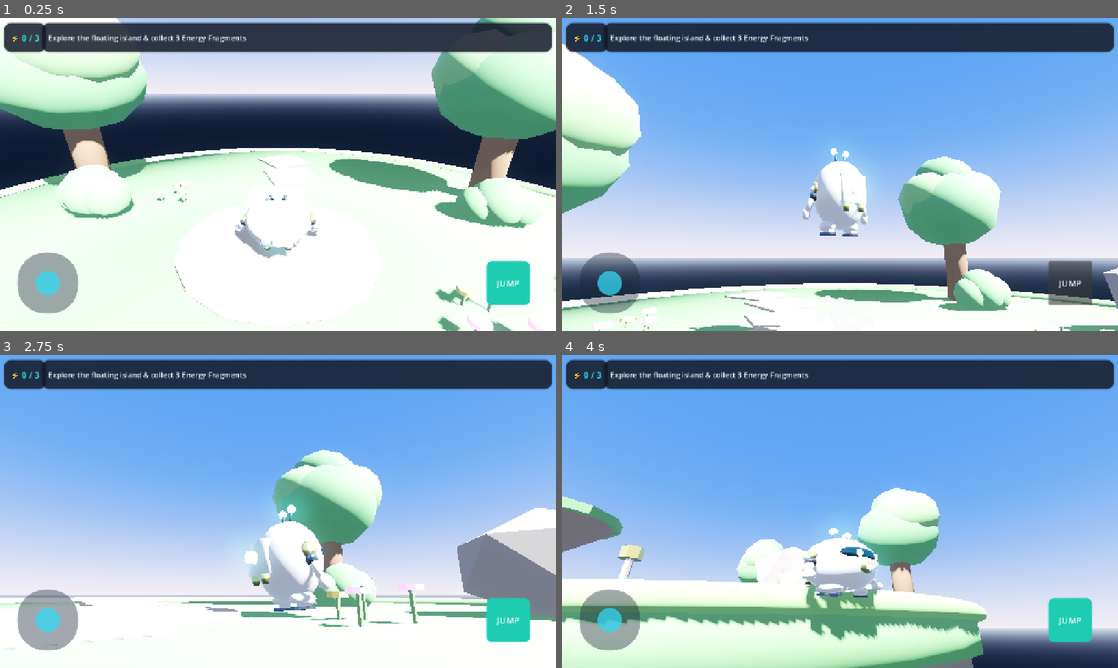
Above: before the commit, frames 1-4 (two rows, left to right).
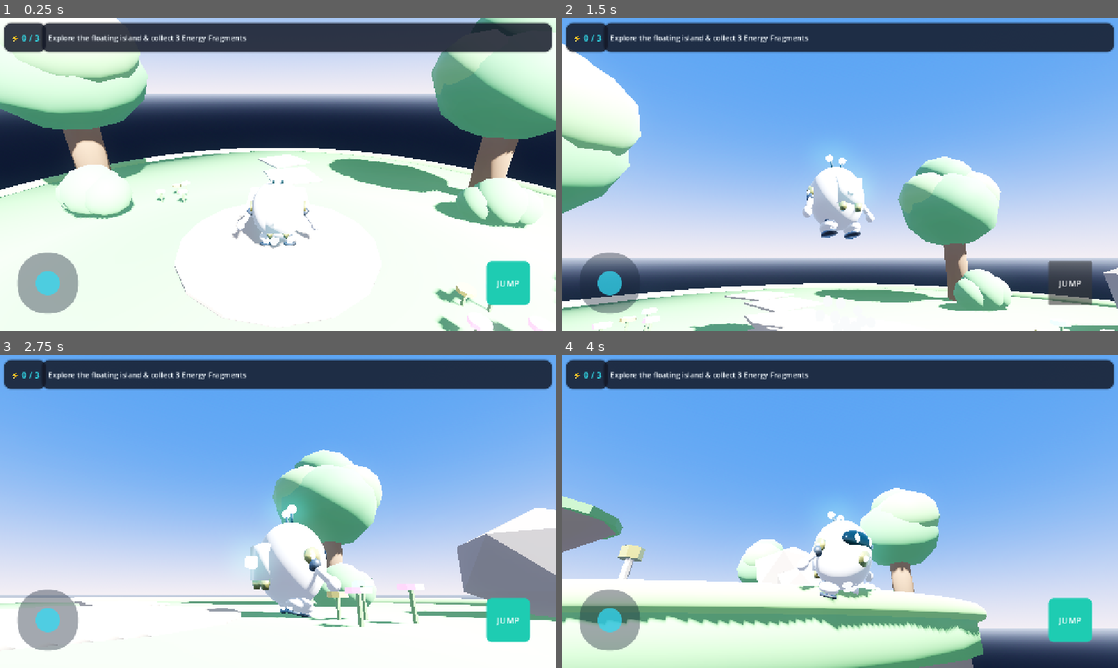
Above: after the commit, the same moments.

Repository: Cuong2000aa/tiny-planet
Game: Godot game, scene res://scenes/levels/awakening_island.tscn
The game is run twice, just before and just after one commit, with the same random seed, the same clock (stepped at 60 frames per second) and the same inputs.
Inputs (mouse positions are in pixels of both pictures, inside the frame that each line leads up to):
- Up to frame 1 (0.25 s): no input
- Up to frame 2 (1.5 s): drag from (840, 174) to (895, 105) at 0.52 s; click "JUMP" at 1.25 s
- Up to frame 3 (2.75 s): drag from (50, 621) to (250, 574) at 2.02 s
- Up to frame 4 (4 s): move the mouse to (895, 442) at 2.77 s; hold D (move_right) 2.78-3.5 s; tap E (interact) at 2.85 s; tap Space (jump) at 3.05 s; drag from (812, 574) to (673, 464) at 3.52 s

The runs differ from the first frame. In frame 1, 0.9% of the frame differs, in the area x 41-58%, y 47-77%; in frame 2, 1.2%; in frame 3, 1.3%; in frame 4, 2.5%, in the area x 42-58%, y 50-92%.

Commit message:
feat(character): redesign B.O.T with 13-bone skeletal rig, 14 animation actions, and animation state machine

Diff:
--- a/scripts/collectibles/energy_fragment.gd
+++ b/scripts/collectibles/energy_fragment.gd
@@ -35,6 +35,8 @@
 	if _is_collected:
 		return
 	if body is CharacterBody3D:
+		if body.has_method("play_collect_animation"):
+			body.play_collect_animation()
 		_collect()
 
 func _collect() -> void:
--- a/scripts/player/player_controller.gd
+++ b/scripts/player/player_controller.gd
@@ -3,6 +3,21 @@
 
 signal interacted_with(target: Interactable)
 signal interaction_target_changed(target: Interactable)
+
+enum AnimState {
+	IDLE,
+	IDLE_SECONDARY,
+	WALK,
+	RUN,
+	JUMP_START,
+	JUMP_LOOP,
+	FALL,
+	LANDING,
+	COLLECT,
+	INTERACT,
+	VICTORY,
+	RESPAWN
+}
 
 @export var move_speed: float = 6.0
 @export var acceleration: float = 18.0
@@ -19,27 +34,88 @@
 
 # Visual and audio nodes
 @onready var visual_root: Node3D = $VisualRoot
-@onready var animation_player: AnimationPlayer = $VisualRoot/AnimationPlayer if has_node("VisualRoot/AnimationPlayer") else null
 @onready var sfx_jump: AudioStreamPlayer3D = $SFXJump
 @onready var sfx_land: AudioStreamPlayer3D = $SFXLand
 @onready var interaction_detector: Area3D = $InteractionDetector
 @onready var dust_particles: Node3D = get_node_or_null("DustParticles")
 
+var animation_player: AnimationPlayer = null
+
+# Animation state management
+var current_anim_state: AnimState = AnimState.IDLE
+var _idle_timer: float = 0.0
+var _one_shot_timer: float = 0.0
+var _is_in_one_shot: bool = false
+var _last_yaw: float = 0.0
+var _banking_angle: float = 0.0
+
 # Interaction tracking
 var _nearby_interactables: Array[Interactable] = []
 var current_target: Interactable = null
 
-# Procedural animation parameters
-var _wobble_time: float = 0.0
-
 func _ready() -> void:
-	_spawn_point = global_position
+	_spawn_point = global_position if is_inside_tree() else position
 	collision_layer = 2  # Layer 2 for Player
 	collision_mask = 1 | 4 | 8 # Environment + Interactables + Collectibles
 
-	if interaction_detector:
+	if interaction_detector and not interaction_detector.area_entered.is_connected(_on_interaction_area_entered):
 		interaction_detector.area_entered.connect(_on_interaction_area_entered)
 		interaction_detector.area_exited.connect(_on_interaction_area_exited)
+
+	_setup_animation_player()
+	_change_state(AnimState.IDLE)
+
+func _setup_animation_player() -> void:
+	if not visual_root:
+		visual_root = get_node_or_null("VisualRoot")
+	if visual_root:
+		animation_player = visual_root.find_child("AnimationPlayer", true, false)
+
+	if not animation_player:
+		push_warning("PlayerController: AnimationPlayer not found under VisualRoot")
+		return
+
+	# Setup animation library aliases and loop modes
+	var anim_list = animation_player.get_animation_list()
+
+	# Add Jump_Loop alias if only Jump is imported
+	if animation_player.has_animation("Jump") and not animation_player.has_animation("Jump_Loop"):
+		var jump_anim = animation_player.get_animation("Jump")
+		animation_player.get_animation_library("").add_animation("Jump_Loop", jump_anim)
+
+	# Set looping animations
+	var looping_anims = ["Idle", "Walk", "Run", "Fall", "Jump", "Jump_Loop", "Victory"]
+	for anim_name in looping_anims:
+		if animation_player.has_animation(anim_name):
+			var a = animation_player.get_animation(anim_name)
+			a.loop_mode = Animation.LOOP_LINEAR
+
+	# Set non-looping one-shots
+	var oneshot_anims = ["Idle_Secondary", "Jump_Start", "Landing", "Collect", "Interact", "Respawn", "Turn_Left", "Turn_Right"]
+	for anim_name in oneshot_anims:
+		if animation_player.has_animation(anim_name):
+			var a = animation_player.get_animation(anim_name)
+			a.loop_mode = Animation.LOOP_NONE
+
+	# Configure default crossfade blend
+	animation_player.playback_default_blend_time = 0.15
+
+	# Snappy blend timings
+	animation_player.set_blend_time("Walk", "Run", 0.12)
+	animation_player.set_blend_time("Run", "Walk", 0.12)
+	animation_player.set_blend_time("Walk", "Idle", 0.18)
+	animation_player.set_blend_time("Run", "Idle", 0.18)
+	animation_player.set_blend_time("Jump_Start", "Jump", 0.08)
+	animation_player.set_blend_time("Jump_Start", "Jump_Loop", 0.08)
+	animation_player.set_blend_time("Fall", "Landing", 0.06)
+	animation_player.set_blend_time("Landing", "Idle", 0.14)
+	animation_player.set_blend_time("Landing", "Walk", 0.12)
+	animation_player.set_blend_time("Collect", "Idle", 0.18)
+	animation_player.set_blend_time("Interact", "Idle", 0.18)
+	animation_player.set_blend_time("Respawn", "Idle", 0.22)
+
+	if not animation_player.animation_finished.is_connected(_on_animation_finished):
+		animation_player.animation_finished.connect(_on_animation_finished)
 
 func _physics_process(delta: float) -> void:
 	if _is_victory:
@@ -50,6 +126,12 @@
 	if global_position.y < -15.0:
 		_respawn()
 		return
+
+	# Timers update
+	if _is_in_one_shot:
+		_one_shot_timer -= delta
+		if _one_shot_timer <= 0.0:
+			_is_in_one_shot = false
 
 	# Apply Gravity
 	if not is_on_floor():
@@ -77,6 +159,10 @@
 	else:
 		move_direction = Vector3(input_dir.x, 0, input_dir.y).normalized()
 
+	# Cancel landing squash early if player aggressively inputs movement
+	if _is_in_one_shot and current_anim_state == AnimState.LANDING and move_direction.length_squared() > 0.05:
+		_is_in_one_shot = false
+
 	# Smooth horizontal velocity
 	var target_vel = move_direction * move_speed
 	var accel = acceleration if move_direction.length_squared() > 0.01 else deceleration
@@ -85,12 +171,16 @@
 
 	move_and_slide()
 
-	# Visual orientation & procedural animation
+	# Update visual orientation & secondary banking
 	_update_visuals(delta, move_direction)
+
+	# Update animation state machine
+	_update_animation_state(delta)
 
 	# Handle interaction input
 	_update_interaction_target()
 	if Input.is_action_just_pressed("interact") and current_target:
+		play_interact_animation(current_target)
 		current_target.interact(self)
 		interacted_with.emit(current_target)
 
@@ -98,65 +188,180 @@
 	if not visual_root:
 		return
 
-	# Face movement direction
 	var horizontal_vel = Vector3(velocity.x, 0, velocity.z)
-	if horizontal_vel.length_squared() > 0.1:
+	var speed = horizontal_vel.length()
+
+	if speed > 0.15:
 		var target_angle = atan2(-horizontal_vel.x, -horizontal_vel.z)
-		visual_root.rotation.y = lerp_angle(visual_root.rotation.y, target_angle, rotation_speed * delta)
-
-		# Cute walking tilt/wobble
+		var current_angle = visual_root.rotation.y
+		var diff = wrapf(target_angle - current_angle, -PI, PI)
+
+		# Turn rate banking (Astro Bot stylized tilt)
+		var turn_rate = diff / maxf(delta, 0.001)
+		var target_bank = clampf(turn_rate * -0.015, -0.22, 0.22)
+		_banking_angle = lerpf(_banking_angle, target_bank, 12.0 * delta)
+
+		visual_root.rotation.y = lerp_angle(current_angle, target_angle, rotation_speed * delta)
+		visual_root.rotation.z = _banking_angle
+	else:
+		_banking_angle = lerpf(_banking_angle, 0.0, 10.0 * delta)
+		visual_root.rotation.z = _banking_angle
+
+func _update_animation_state(delta: float) -> void:
+	if not animation_player:
+		return
+
+	# In one-shot states, don't override until finished (unless handled)
+	if _is_in_one_shot:
+		return
+
+	# Air states
+	if not is_on_floor():
+		_idle_timer = 0.0
+		if velocity.y > 0.5:
+			if current_anim_state != AnimState.JUMP_START and current_anim_state != AnimState.JUMP_LOOP:
+				_change_state(AnimState.JUMP_LOOP)
+		elif velocity.y <= -0.5:
+			_change_state(AnimState.FALL)
+		return
+
+	# Ground states
+	var horizontal_speed = Vector3(velocity.x, 0, velocity.z).length()
+
+	if horizontal_speed < 0.25:
+		# Idle
+		_idle_timer += delta
+		if _idle_timer >= 6.0:
+			_idle_timer = 0.0
+			_play_one_shot(AnimState.IDLE_SECONDARY, 3.5)
+		else:
+			if current_anim_state != AnimState.IDLE:
+				_change_state(AnimState.IDLE)
+	elif horizontal_speed < 4.2:
+		# Walk
+		_idle_timer = 0.0
+		_change_state(AnimState.WALK)
+		# Proportional stride speed matching
+		animation_player.speed_scale = clampf(horizontal_speed / 2.8, 0.8, 1.35)
+	else:
+		# Run
+		_idle_timer = 0.0
+		_change_state(AnimState.RUN)
+		animation_player.speed_scale = clampf(horizontal_speed / 5.8, 0.9, 1.45)
+
+func _change_state(new_state: AnimState) -> void:
+	current_anim_state = new_state
+	if not animation_player:
+		return
+
+	animation_player.speed_scale = 1.0
+
+	match new_state:
+		AnimState.IDLE:
+			_play_animation("Idle")
+		AnimState.IDLE_SECONDARY:
+			_play_animation("Idle_Secondary")
+		AnimState.WALK:
+			_play_animation("Walk")
+		AnimState.RUN:
+			_play_animation("Run")
+		AnimState.JUMP_START:
+			_play_animation("Jump_Start")
+		AnimState.JUMP_LOOP:
+			if animation_player.has_animation("Jump_Loop"):
+				_play_animation("Jump_Loop")
+			else:
+				_play_animation("Jump")
+		AnimState.FALL:
+			_play_animation("Fall")
+		AnimState.LANDING:
+			_play_animation("Landing")
+		AnimState.COLLECT:
+			_play_animation("Collect")
+		AnimState.INTERACT:
+			_play_animation("Interact")
+		AnimState.VICTORY:
+			_play_animation("Victory")
+		AnimState.RESPAWN:
+			_play_animation("Respawn")
+
+func _play_animation(anim_name: String, blend: float = -1.0) -> void:
+	if animation_player and animation_player.has_animation(anim_name):
+		if animation_player.current_animation != anim_name:
+			animation_player.play(anim_name, blend)
+
+func _play_one_shot(state: AnimState, duration: float) -> void:
+	_is_in_one_shot = true
+	_one_shot_timer = duration
+	_change_state(state)
+
+func _on_animation_finished(anim_name: StringName) -> void:
+	if _is_victory:
+		return
+
+	if anim_name in ["Landing", "Jump_Start", "Collect", "Interact", "Respawn", "Idle_Secondary"]:
+		_is_in_one_shot = false
 		if is_on_floor():
-			_wobble_time += delta * 14.0
-			visual_root.rotation.z = sin(_wobble_time) * 0.08
-			visual_root.position.y = abs(sin(_wobble_time)) * 0.04
+			var speed = Vector3(velocity.x, 0, velocity.z).length()
+			if speed > 0.25:
+				_change_state(AnimState.WALK)
+			else:
+				_change_state(AnimState.IDLE)
 		else:
-			visual_root.rotation.z = lerp(visual_root.rotation.z, 0.0, 10.0 * delta)
-	else:
-		visual_root.rotation.z = lerp(visual_root.rotation.z, 0.0, 10.0 * delta)
-		visual_root.position.y = lerp(visual_root.position.y, 0.0, 10.0 * delta)
-		_wobble_time = 0.0
+			if velocity.y <= -0.5:
+				_change_state(AnimState.FALL)
+			else:
+				_change_state(AnimState.JUMP_LOOP)
 
 func _on_jumped() -> void:
 	if sfx_jump:
 		sfx_jump.pitch_scale = randf_range(0.95, 1.05)
 		sfx_jump.play()
-	# Stretch on jump
-	if visual_root:
-		var tween = create_tween()
-		tween.tween_property(visual_root, "scale", Vector3(0.8, 1.25, 0.8), 0.1).set_trans(Tween.TRANS_BACK)
-		tween.tween_property(visual_root, "scale", Vector3.ONE, 0.15)
 	if dust_particles:
 		dust_particles.restart()
 		dust_particles.emitting = true
 
+	# Start with quick takeoff anticipation, then launch into Jump_Loop
+	_play_one_shot(AnimState.JUMP_START, 0.20)
+
 func _on_landed() -> void:
 	if sfx_land:
 		sfx_land.play()
-	# Squash on land
-	if visual_root:
-		var tween = create_tween()
-		tween.tween_property(visual_root, "scale", Vector3(1.25, 0.75, 1.25), 0.08).set_trans(Tween.TRANS_QUAD)
-		tween.tween_property(visual_root, "scale", Vector3.ONE, 0.18).set_trans(Tween.TRANS_SPRING)
 	if dust_particles:
 		dust_particles.restart()
 		dust_particles.emitting = true
 
+	# Landing squash compression
+	_play_one_shot(AnimState.LANDING, 0.28)
+
 func _respawn() -> void:
-	global_position = _spawn_point + Vector3(0, 1.5, 0)
+	if is_inside_tree():
+		global_position = _spawn_point + Vector3(0, 1.5, 0)
+	else:
+		position = _spawn_point + Vector3(0, 1.5, 0)
 	velocity = Vector3.ZERO
+	_play_one_shot(AnimState.RESPAWN, 0.9)
+
+func play_collect_animation() -> void:
+	# Joyful celebration hop and fist pump
+	_play_one_shot(AnimState.COLLECT, 0.75)
+
+func play_interact_animation(target: Node3D = null) -> void:
+	if target and visual_root:
+		var dir = (target.global_position - global_position)
+		dir.y = 0
+		if dir.length_squared() > 0.01:
+			visual_root.rotation.y = atan2(-dir.x, -dir.z)
+	_play_one_shot(AnimState.INTERACT, 0.75)
 
 func trigger_victory() -> void:
 	_is_victory = true
 	velocity = Vector3.ZERO
-	# Celebratory bounce tween
-	if visual_root:
-		var tween = create_tween().set_loops(4)
-		tween.tween_property(visual_root, "position:y", 0.4, 0.2).set_trans(Tween.TRANS_QUAD).set_ease(Tween.EASE_OUT)
-		tween.tween_property(visual_root, "position:y", 0.0, 0.2).set_trans(Tween.TRANS_QUAD).set_ease(Tween.EASE_IN)
+	_change_state(AnimState.VICTORY)
 
 func _process_victory(delta: float) -> void:
-	if visual_root:
-		visual_root.rotate_y(4.0 * delta)
+	if visual_root and current_anim_state != AnimState.VICTORY:
+		_change_state(AnimState.VICTORY)
 
 func _on_interaction_area_entered(area: Area3D) -> void:
 	if area is Interactable:
--- /dev/null
+++ b/scripts/tests/test_character_animation.gd
@@ -0,0 +1,105 @@
+extends SceneTree
+
+func _init() -> void:
+	print("=== Running B.O.T Character & Animation Verification Suite ===")
+	var player_scene = load("res://scenes/player/player.tscn")
+	assert(player_scene != null, "Player scene could not be loaded!")
+	var player = player_scene.instantiate() as PlayerController
+	root.add_child(player)
+	player.set_physics_process(false)
+	player._ready()
+
+	# 1. Verify Model, Skeleton & Bones
+	var skeleton: Skeleton3D = player.find_child("Skeleton3D", true, false)
+	assert(skeleton != null, "Skeleton3D not found on B.O.T!")
+	print("✓ Skeleton3D detected on B.O.T.")
+
+	var expected_bones = [
+		"Root", "Torso", "Head",
+		"Antenna.L", "Antenna.R",
+		"Arm.L", "Hand.L",
+		"Arm.R", "Hand.R",
+		"Leg.L", "Foot.L",
+		"Leg.R", "Foot.R"
+	]
+	for bone in expected_bones:
+		var bone_idx = skeleton.find_bone(bone)
+		assert(bone_idx != -1, "Missing expected bone: %s" % bone)
+	print("✓ All 13 deformation bones verified in Armature hierarchy: ", expected_bones)
+
+	# 2. Verify AnimationPlayer and All 14 Actions
+	var anim_player: AnimationPlayer = player.animation_player
+	assert(anim_player != null, "AnimationPlayer not found on B.O.T!")
+	print("✓ AnimationPlayer detected on B.O.T.")
+
+	var required_actions = [
+		"Idle", "Idle_Secondary", "Walk", "Run",
+		"Jump_Start", "Jump_Loop", "Fall", "Landing",
+		"Turn_Left", "Turn_Right", "Collect", "Interact",
+		"Victory", "Respawn"
+	]
+
+	for act in required_actions:
+		assert(anim_player.has_animation(act), "Missing required animation action: %s" % act)
+	print("✓ All 14 required animation actions present: ", required_actions)
+
+	# 3. Verify Animation State System in PlayerController
+	assert(player.current_anim_state == PlayerController.AnimState.IDLE, "Initial state should be IDLE!")
+	assert(anim_player.current_animation == "Idle", "AnimationPlayer should be playing Idle!")
+	print("✓ Initial state correctly initialized to IDLE.")
+
+	# 4. Verify Movement State Transitions (Walk & Run)
+	player._change_state(PlayerController.AnimState.WALK)
+	assert(player.current_anim_state == PlayerController.AnimState.WALK, "State should be WALK!")
+	assert(anim_player.current_animation == "Walk", "AnimationPlayer should be playing Walk!")
+	print("✓ Walk locomotion state transition verified.")
+
+	player._change_state(PlayerController.AnimState.RUN)
+	assert(player.current_anim_state == PlayerController.AnimState.RUN, "State should be RUN!")
+	assert(anim_player.current_animation == "Run", "AnimationPlayer should be playing Run!")
+	print("✓ Run locomotion state transition verified.")
+
+	# 5. Verify Airborne & Fall States
+	player._change_state(PlayerController.AnimState.JUMP_START)
+	assert(player.current_anim_state == PlayerController.AnimState.JUMP_START, "State should be JUMP_START!")
+	assert(anim_player.current_animation == "Jump_Start", "Jump_Start animation playing")
+	print("✓ Jump_Start takeoff state verified.")
+
+	player._change_state(PlayerController.AnimState.JUMP_LOOP)
+	assert(player.current_anim_state == PlayerController.AnimState.JUMP_LOOP, "State should be JUMP_LOOP!")
+	assert(anim_player.current_animation == "Jump_Loop" or anim_player.current_animation == "Jump", "Jump loop animation playing in ascent")
+	print("✓ Jump_Loop airborne state verified.")
+
+	player._change_state(PlayerController.AnimState.FALL)
+	assert(player.current_anim_state == PlayerController.AnimState.FALL, "State should be FALL!")
+	assert(anim_player.current_animation == "Fall", "Fall animation playing in descent")
+	print("✓ Fall airborne state verified.")
+
+	player._change_state(PlayerController.AnimState.LANDING)
+	assert(player.current_anim_state == PlayerController.AnimState.LANDING, "State should be LANDING!")
+	assert(anim_player.current_animation == "Landing", "Landing animation playing on floor impact")
+	print("✓ Landing squash state verified.")
+
+	# 6. Verify One-shot Actions: Collect, Interact, Respawn, Victory
+	player.play_collect_animation()
+	assert(player.current_anim_state == PlayerController.AnimState.COLLECT, "State should be COLLECT!")
+	assert(anim_player.current_animation == "Collect", "AnimationPlayer should be playing Collect!")
+	print("✓ Collect animation trigger verified.")
+
+	player.play_interact_animation()
+	assert(player.current_anim_state == PlayerController.AnimState.INTERACT, "State should be INTERACT!")
+	assert(anim_player.current_animation == "Interact", "AnimationPlayer should be playing Interact!")
+	print("✓ Interact animation trigger verified.")
+
+	player._respawn()
+	assert(player.current_anim_state == PlayerController.AnimState.RESPAWN, "State should be RESPAWN!")
+	assert(anim_player.current_animation == "Respawn", "AnimationPlayer should be playing Respawn!")
+	print("✓ Respawn animation trigger verified.")
+
+	player.trigger_victory()
+	assert(player.current_anim_state == PlayerController.AnimState.VICTORY, "State should be VICTORY!")
+	assert(anim_player.current_animation == "Victory", "AnimationPlayer should be playing Victory!")
+	print("✓ Victory animation trigger verified.")
+
+	print("=== All B.O.T Character & Animation Tests Passed With Flying Colors! ===")
+	quit(0)
Binary file changed: assets/models/bot.glb
Binary file changed: assets/models/characters/bot.glb
Not shown, added: scripts/tests/test_character_animation.gd.uid
Not shown, changed: assets/blender/source/bot_character.blend
Not shown, changed: docs/CHANGELOG.md
Not shown, changed: docs/PROJECT_STATUS.md
Not shown, changed: docs/TECHNICAL_ARCHITECTURE.md
Not shown, changed: docs/handoffs/LATEST_HANDOFF.md
Not shown, changed: web-build/index.pck
